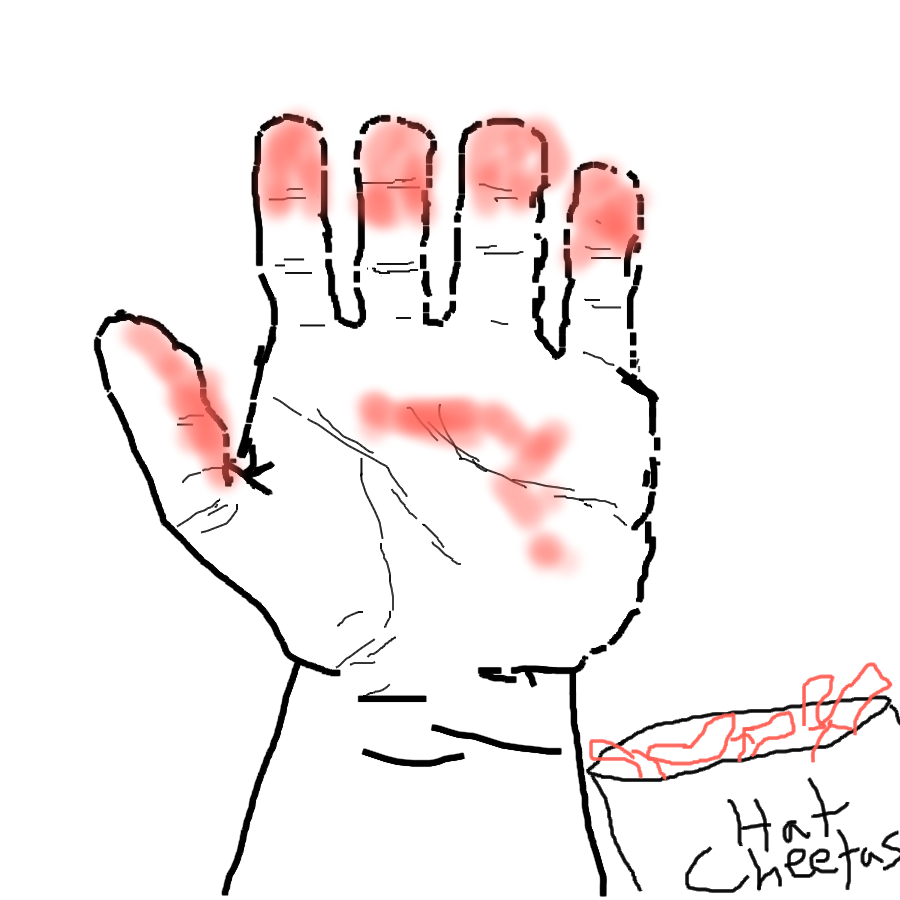
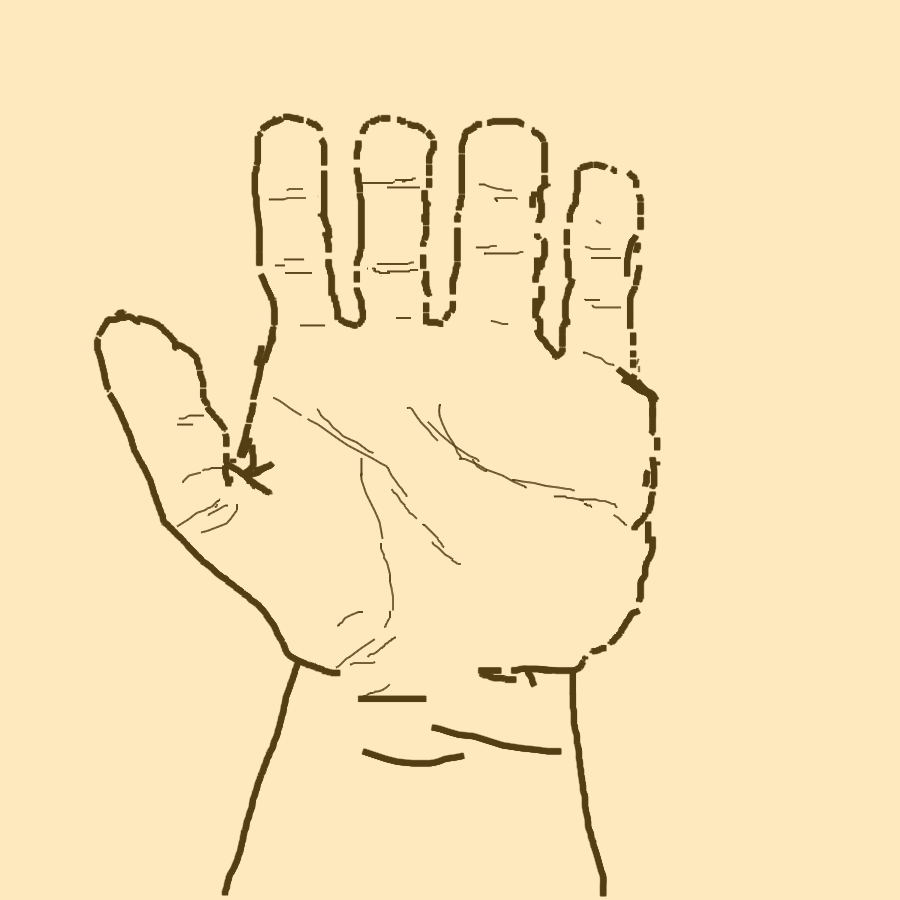
Layered file, before and after one edit (900x900). Changes by layer:
added layer "Paint Layer 3" above "Paint Layer 2" over [0, 0, 900, 900]
hid "Paint Layer 2", painted on it over [64, 64, 900, 896]
painted on "Paint Layer 1" over [0, 64, 768, 900]
